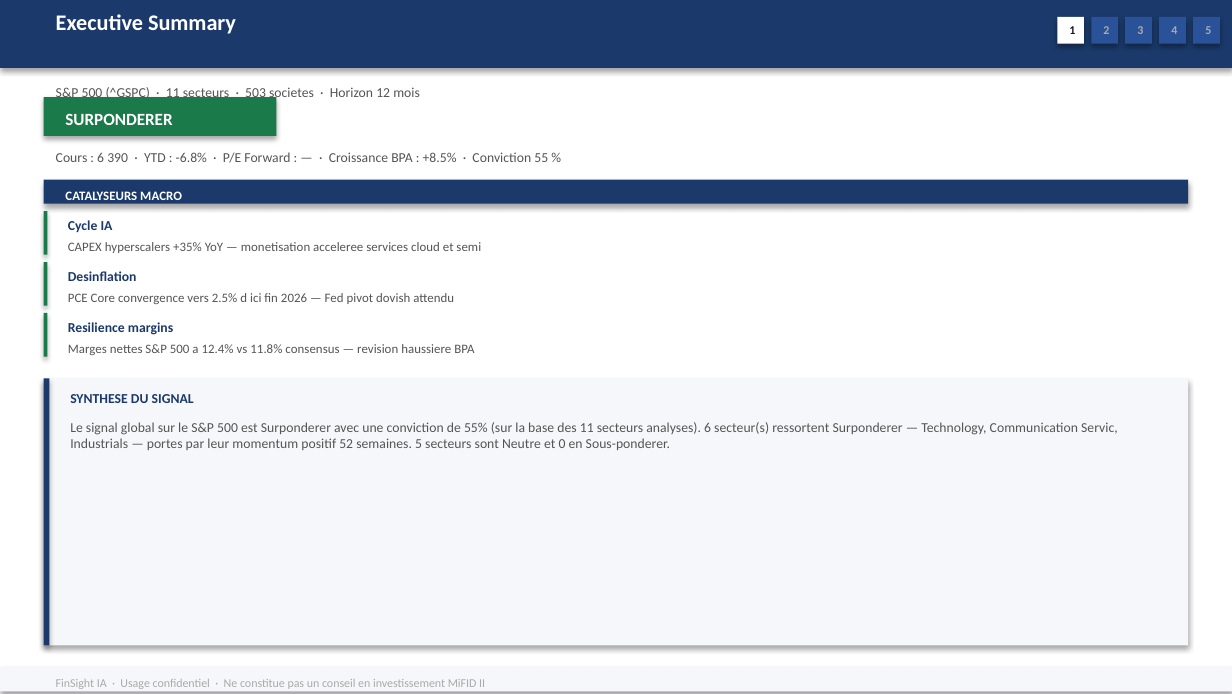
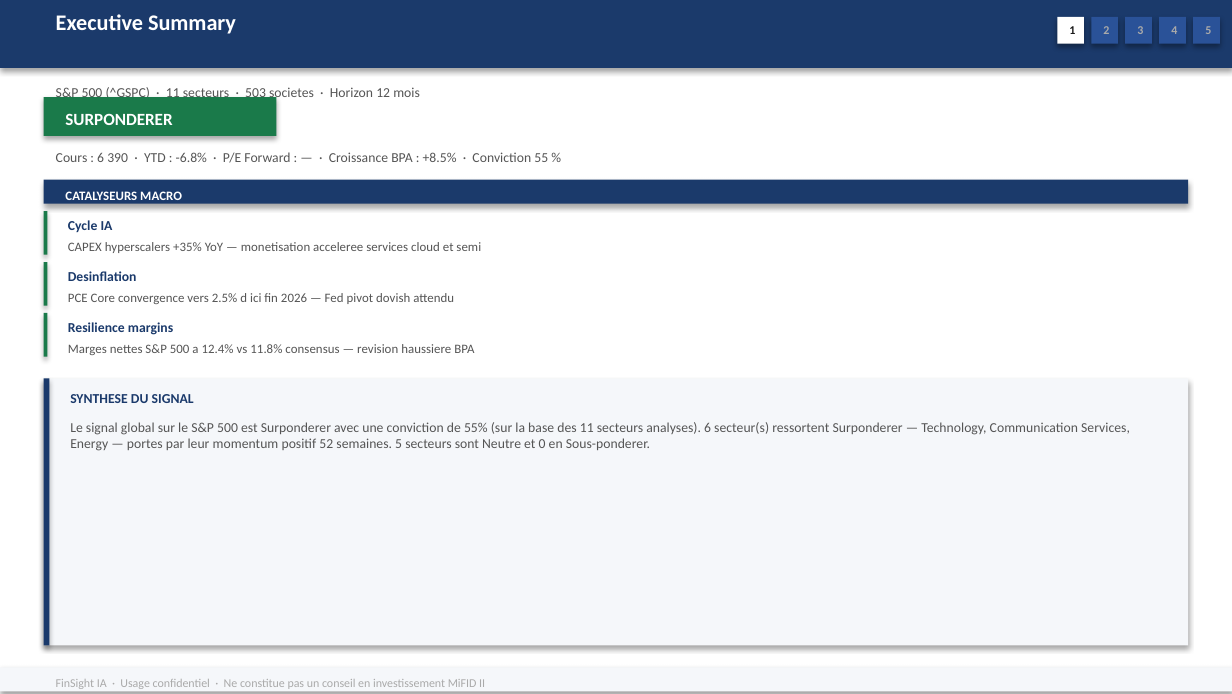
Before and after one commit to baptistejeh07-art/finsight-ia, a slide deck: slide 2 of preview/indice_SP_500/indice_SP_500.pptx. Drawn at 1232x694 pixels with LibreOffice and Linux fonts; fonts in the diff are those of the drawing. Boxes give left, top, right and bottom in pixels: in the first picture for what was removed or moved away, otherwise in the second. Text is boxed around its words. In the diff, an @@ line names an element or a change of style, - is before the commit and + after.

```diff
--- a/preview/indice_SP_500/indice_SP_500.pptx
+++ b/preview/indice_SP_500/indice_SP_500.pptx
@@ text at (70,422,1130,451): text changed @@
-Le signal global sur le S&P 500 est Surponderer avec une conviction de 55% (sur la base des 11 secteurs analyses). 6 secteur(s) ressortent Surponderer — Technology, Communication Servic, Industrials — portes par leur momentum positif 52 semaines. 5 secteurs sont Neutre et 0 en Sous-ponderer.
+Le signal global sur le S&P 500 est Surponderer avec une conviction de 55% (sur la base des 11 secteurs analyses). 6 secteur(s) ressortent Surponderer — Technology, Communication Services, Energy — portes par leur momentum positif 52 semaines. 5 secteurs sont Neutre et 0 en Sous-ponderer.
```
Also in this commit, not shown: 4 other slides changed, 1 other file.
